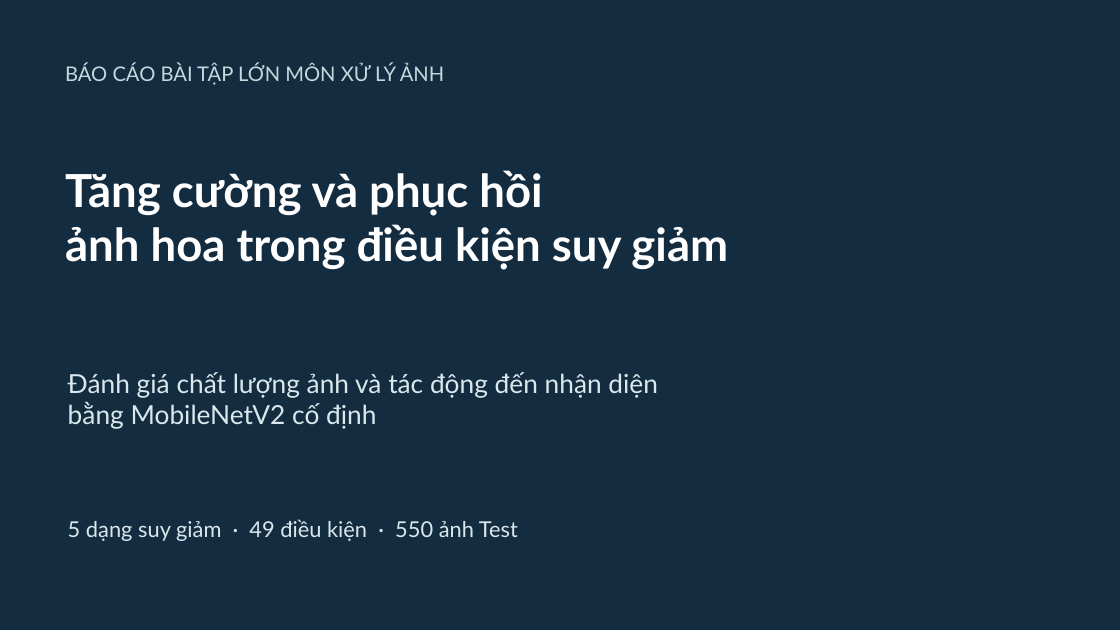
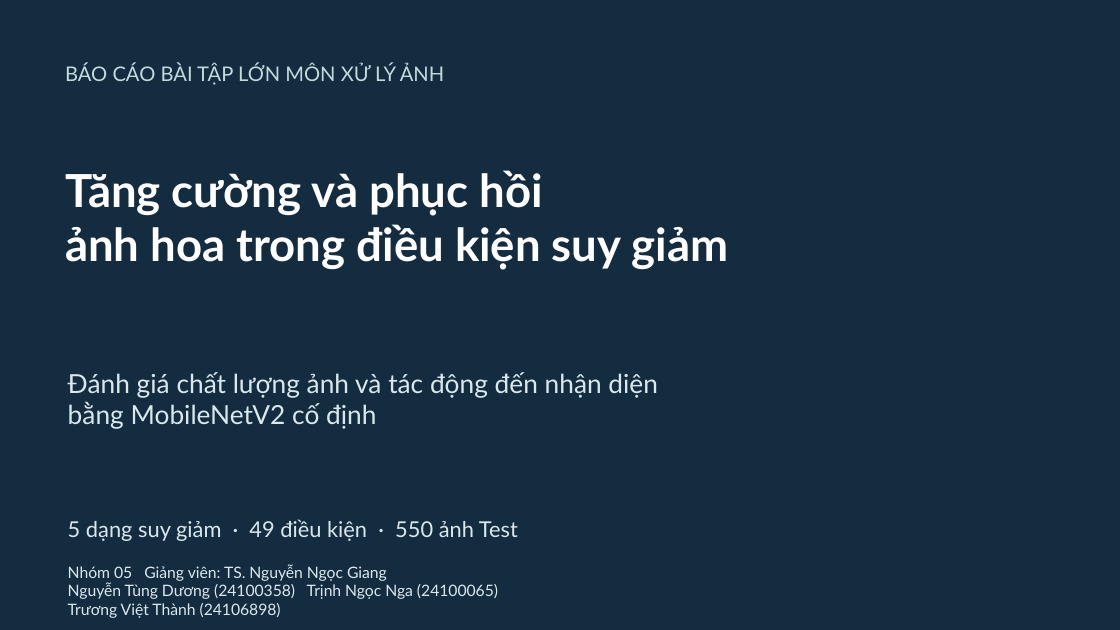
Before and after one commit to ngtd-2609/flower-image-restoration-cnn, a slide deck: slide 1 of docs/SLIDES_REVISED.pptx. Drawn at 1120x630 pixels with LibreOffice and Linux fonts; fonts in the diff are those of the drawing. Boxes give left, top, right and bottom in pixels: in the first picture for what was removed or moved away, otherwise in the second. Text is boxed around its words. In the diff, an @@ line names an element or a change of style, - is before the commit and + after.

```diff
--- a/docs/SLIDES_REVISED.pptx
+++ b/docs/SLIDES_REVISED.pptx
@@ text added at [68, 564, 498, 618], 13.5 pt, text #D9E8ED @@
+Nhóm 05 Giảng viên: TS. Nguyễn Ngọc Giang
+Nguyễn Tùng Dương (24100358) Trịnh Ngọc Nga (24100065)
+Trương Việt Thành (24106898)
```
Also in this commit, not shown: 50 other files.
